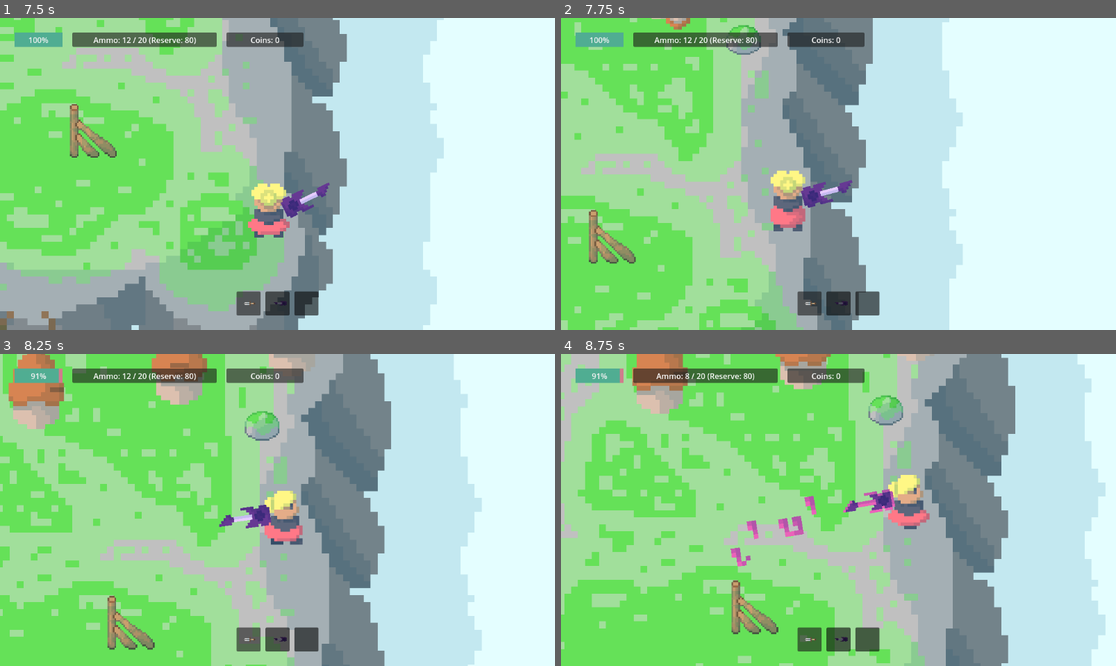
Above: before the commit, frames 1-4 (two rows, left to right).
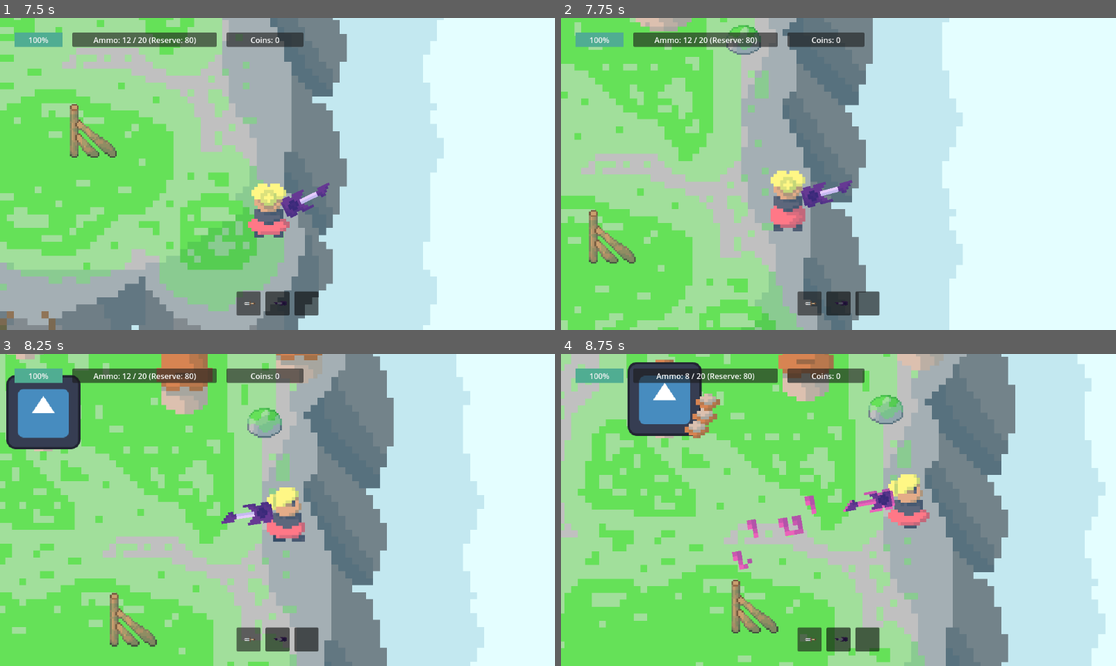
Above: after the commit, the same moments.

Repository: Kryzi/Eksamens-projekt
Game: Godot game, scene res://scenes/main_menu/main_menu.tscn
The game is run twice, just before and just after one commit, with the same random seed, the same clock (stepped at 60 frames per second) and the same inputs. The engine's default icon, where the game draws it, is replaced by a stand-in: a white triangle on a blue panel in a dark square. Sound files missing from this copy of the repository are replaced by a short silence.
Inputs (mouse positions are in pixels of both pictures, inside the frame that each line leads up to):
- Up to frame 1 (7.5 s): click "START" at 0.5 s; move the mouse to (399, 158) at 1.27 s; hold D (Right) 1.28-2.03 s; tap 0 (0) at 1.35, 3.8, 4.35, 6.8, 7.35 s; tap Shift (Dash) at 1.55, 2.1, 4.55, 5.1 s; move the mouse to (166, 189) at 2.02 s; hold S (Down) 2.03-2.78 s; click (166, 189) at 2.3 s; move the mouse to (333, 105) at 2.77 s; press the mouse at (333, 105) at 2.78 s; hold D (Right) 2.78-3.53 s; tap X (x) at 3.05, 3.6, 6.05, 6.6 s; move the mouse to (249, 236) at 3.52 s; release the mouse at (249, 236) at 3.53 s; hold W (Up) 3.53-4.28 s; move the mouse to (444, 220) at 4.27 s; hold A (Left) 4.28-5.78 s; move the mouse to (111, 127) at 5.02 s; click (111, 127) at 5.3 s; move the mouse to (305, 174) at 5.77 s; press the mouse at (305, 174) at 5.78 s; hold S (Down) 5.78-6.53 s; move the mouse to (194, 96) at 6.52 s; release the mouse at (194, 96) at 6.53 s; hold D (Right) 6.53-7.28 s; move the mouse to (399, 158) at 7.27 s; hold W (Up) from 7.28 s (still down)
- Up to frame 2 (7.75 s): keep holding W (Up); tap Shift (Dash) at 7.55 s
- Up to frame 3 (8.25 s): move the mouse to (166, 525) at 8.02 s; release W (Up) at 8.03 s; hold D (Right) from 8.03 s (still down); tap Shift (Dash) at 8.1 s
- Up to frame 4 (8.75 s): keep holding D (Right); click (727, 525) at 8.3 s

Frame 1 is identical in both runs. In frame 2, 0.3% of the frame differs, in the area x 13-24%, y 0-5%; in frame 3, 14%, in the area x 0-88%, y 0-100%; in frame 4, 6.9%.

Commit message:
godot enemy 1.1

Diff:
--- a/scenes/enemies/enemy_1.tscn
+++ b/scenes/enemies/enemy_1.tscn
@@ -145,7 +145,7 @@
 }]
 
 [sub_resource type="CircleShape2D" id="CircleShape2D_4nd4c"]
-radius = 580.003
+radius = 475.178
 
 [node name="Enemy1" type="CharacterBody2D" groups=["enemy"]]
 script = ExtResource("1_b1vgo")
--- /dev/null
+++ b/scenes/enemies/enemy_1_1.tscn
@@ -0,0 +1,195 @@
+[gd_scene load_steps=22 format=3 uid="uid://dkgwqyst4e12n"]
+
+[ext_resource type="Script" path="res://scripts/enemies/enemy_1_1.gd" id="1_sjli2"]
+[ext_resource type="PackedScene" uid="uid://ccogpqp72dena" path="res://scenes/collectables/coin.tscn" id="2_6efrw"]
+[ext_resource type="Texture2D" uid="uid://cx6a8mlbp8d14" path="res://sprites/fjender/base_enemy/base-enemy-hojre_angreb.png" id="2_u7n5i"]
+[ext_resource type="PackedScene" uid="uid://dm5pnrut86llc" path="res://scenes/bullets/enemy_3_bullet.tscn" id="3_7riy5"]
+[ext_resource type="PackedScene" uid="uid://bf26j1fyr3fs1" path="res://scenes/bullets/enemy_1_bullet.tscn" id="3_fdqdu"]
+[ext_resource type="Texture2D" uid="uid://cfnoh23bdwm4d" path="res://sprites/fjender/base_enemy/base-enemy-hojre_idle_walk-2.png" id="3_ok8mn"]
+[ext_resource type="Texture2D" uid="uid://dpgjm5e7uiwxa" path="res://sprites/fjender/base_enemy/base-enemy-ned_angreb.png" id="4_63fgp"]
+[ext_resource type="Texture2D" uid="uid://dusfyddpckmkr" path="res://sprites/fjender/base_enemy/base-enemy-ned_idle_walk-2.png" id="5_2ycnh"]
+[ext_resource type="Texture2D" uid="uid://bs4n4smhw3cjj" path="res://sprites/fjender/base_enemy/base-enemy-op_angreb.png" id="6_pi4wf"]
+[ext_resource type="Texture2D" uid="uid://tq0yjtfcrhji" path="res://sprites/fjender/base_enemy/base-enemy-op_idle_walk-2.png" id="7_3x5jd"]
+[ext_resource type="Texture2D" uid="uid://do1ycxqqsvea8" path="res://sprites/fjender/base_enemy/base-enemy-venstre_angreb.png" id="8_57elv"]
+[ext_resource type="Texture2D" uid="uid://dqkr24m08qk8o" path="res://sprites/fjender/base_enemy/base-enemy-venstre_idle_walk-2.png" id="9_7cqkv"]
+[ext_resource type="Texture2D" uid="uid://xvs1fm42lj0x" path="res://sprites/fjender/base_enemy/base-enemy-hojre_walk-1.png" id="10_k3afm"]
+[ext_resource type="Texture2D" uid="uid://cymajxlyocfx1" path="res://sprites/fjender/base_enemy/base-enemy-ned_walk-1.png" id="11_h6lie"]
+[ext_resource type="Texture2D" uid="uid://cghew41e5b2yi" path="res://sprites/fjender/base_enemy/base-enemy-op_walk-1.png" id="12_7si5l"]
+[ext_resource type="Texture2D" uid="uid://c0rfdw546d0c8" path="res://sprites/fjender/base_enemy/base-enemy-venstre_walk-1.png" id="13_qb6hm"]
+[ext_resource type="AudioStream" uid="uid://c4wowkb15wcng" path="res://sounds/Enemy1Sound.mp3" id="14_dm83g"]
+[ext_resource type="Texture2D" uid="uid://cxdktks84mnsy" path="res://icon.svg" id="17_hstpl"]
+
+[sub_resource type="CapsuleShape2D" id="CapsuleShape2D_0dx8f"]
+radius = 60.0
+height = 164.0
+
+[sub_resource type="SpriteFrames" id="SpriteFrames_gqgte"]
+animations = [{
+"frames": [{
+"duration": 1.5,
+"texture": ExtResource("2_u7n5i")
+}, {
+"duration": 1.5,
+"texture": ExtResource("3_ok8mn")
+}],
+"loop": false,
+"name": &"Angreb højre",
+"speed": 5.0
+}, {
+"frames": [{
+"duration": 1.5,
+"texture": ExtResource("4_63fgp")
+}, {
+"duration": 1.5,
+"texture": ExtResource("5_2ycnh")
+}],
+"loop": false,
+"name": &"Angreb ned",
+"speed": 5.0
+}, {
+"frames": [{
+"duration": 1.5,
+"texture": ExtResource("6_pi4wf")
+}, {
+"duration": 1.5,
+"texture": ExtResource("7_3x5jd")
+}],
+"loop": false,
+"name": &"Angreb op",
+"speed": 5.0
+}, {
+"frames": [{
+"duration": 1.5,
+"texture": ExtResource("8_57elv")
+}, {
+"duration": 1.5,
+"texture": ExtResource("9_7cqkv")
+}],
+"loop": false,
+"name": &"Angreb venstre",
+"speed": 5.0
+}, {
+"frames": [{
+"duration": 1.0,
+"texture": ExtResource("3_ok8mn")
+}],
+"loop": true,
+"name": &"Idle højre",
+"speed": 5.0
+}, {
+"frames": [{
+"duration": 1.0,
+"texture": ExtResource("5_2ycnh")
+}],
+"loop": true,
+"name": &"Idle ned",
+"speed": 5.0
+}, {
+"frames": [{
+"duration": 1.0,
+"texture": ExtResource("7_3x5jd")
+}],
+"loop": true,
+"name": &"Idle op",
+"speed": 5.0
+}, {
+"frames": [{
+"duration": 1.0,
+"texture": ExtResource("9_7cqkv")
+}],
+"loop": true,
+"name": &"Idle venstre",
+"speed": 5.0
+}, {
+"frames": [{
+"duration": 1.2,
+"texture": ExtResource("10_k3afm")
+}, {
+"duration": 1.2,
+"texture": ExtResource("3_ok8mn")
+}],
+"loop": true,
+"name": &"Walk højre",
+"speed": 5.0
+}, {
+"frames": [{
+"duration": 1.2,
+"texture": ExtResource("11_h6lie")
+}, {
+"duration": 1.2,
+"texture": ExtResource("5_2ycnh")
+}],
+"loop": true,
+"name": &"Walk ned",
+"speed": 5.0
+}, {
+"frames": [{
+"duration": 1.2,
+"texture": ExtResource("12_7si5l")
+}, {
+"duration": 1.2,
+"texture": ExtResource("7_3x5jd")
+}],
+"loop": true,
+"name": &"Walk op",
+"speed": 5.0
+}, {
+"frames": [{
+"duration": 1.2,
+"texture": ExtResource("13_qb6hm")
+}, {
+"duration": 1.2,
+"texture": ExtResource("9_7cqkv")
+}],
+"loop": true,
+"name": &"Walk venstre",
+"speed": 5.0
+}]
+
+[sub_resource type="CircleShape2D" id="CircleShape2D_4nd4c"]
+radius = 475.178
+
+[node name="Enemy1_1" type="CharacterBody2D" groups=["enemy"]]
+script = ExtResource("1_sjli2")
+bullet_scene = ExtResource("3_fdqdu")
+other_bullet_scene = ExtResource("3_7riy5")
+coin_scene = ExtResource("2_6efrw")
+
+[node name="CollisionShape2D" type="CollisionShape2D" parent="."]
+shape = SubResource("CapsuleShape2D_0dx8f")
+
+[node name="AnimatedSprite2D" type="AnimatedSprite2D" parent="."]
+scale = Vector2(8, 8)
+sprite_frames = SubResource("SpriteFrames_gqgte")
+animation = &"Angreb venstre"
+
+[node name="NavigationAgent2D" type="NavigationAgent2D" parent="."]
+
+[node name="move_Timer" type="Timer" parent="."]
+wait_time = 0.35
+autostart = true
+
+[node name="attack_Timer" type="Timer" parent="."]
+wait_time = 2.0
+autostart = true
+
+[node name="ShootingPoint" type="Marker2D" parent="."]
+
+[node name="View" type="Area2D" parent="."]
+collision_layer = 0
+
+[node name="CollisionShape2D" type="CollisionShape2D" parent="View"]
+shape = SubResource("CircleShape2D_4nd4c")
+
+[node name="Enemy1Sound" type="AudioStreamPlayer" parent="."]
+stream = ExtResource("14_dm83g")
+volume_db = -5.0
+bus = &"Sfx"
+
+[node name="Sprite2D" type="Sprite2D" parent="."]
+texture = ExtResource("17_hstpl")
+
+[connection signal="timeout" from="move_Timer" to="." method="_on_move_timer_timeout"]
+[connection signal="timeout" from="attack_Timer" to="." method="_on_attack_timer_timeout"]
+[connection signal="body_entered" from="View" to="." method="_on_view_body_entered"]
+[connection signal="body_exited" from="View" to="." method="_on_view_body_exited"]
--- a/scenes/main/main.tscn
+++ b/scenes/main/main.tscn
@@ -1,8 +1,9 @@
-[gd_scene load_steps=5 format=3 uid="uid://cogx1vos6b53b"]
+[gd_scene load_steps=6 format=3 uid="uid://cogx1vos6b53b"]
 
 [ext_resource type="PackedScene" uid="uid://cradrmw10obwa" path="res://scenes/main/player.tscn" id="1_yge8e"]
 [ext_resource type="PackedScene" uid="uid://d1ti0ps86yt0p" path="res://scenes/ui/hud.tscn" id="2_cce44"]
 [ext_resource type="PackedScene" uid="uid://cjg7rlfjs5hdb" path="res://scenes/map_controller/map_controller.tscn" id="3_y38tl"]
+[ext_resource type="PackedScene" uid="uid://dkgwqyst4e12n" path="res://scenes/enemies/enemy_1_1.tscn" id="4_goawk"]
 
 [sub_resource type="NavigationPolygon" id="NavigationPolygon_jufnr"]
 vertices = PackedVector2Array(2642, 890, -2666, 890, -2666, -1610, 2642, -1610)
@@ -24,3 +25,6 @@
 position = Vector2(1402, 2176)
 
 [node name="HUD" parent="." instance=ExtResource("2_cce44")]
+
+[node name="Enemy1_1" parent="." instance=ExtResource("4_goawk")]
+position = Vector2(851, 896)
--- /dev/null
+++ b/scripts/enemies/enemy_1_1.gd
@@ -0,0 +1,111 @@
+extends CharacterBody2D
+
+var speed = 8000
+var health = 23
+var Enemy_state: String = "Walking"
+var last_direction: Vector2 = Vector2.DOWN
+var player_in_attack_range = false  # Holder styr på, om spilleren er tæt nok på til angreb
+
+@onready var nav_agent: NavigationAgent2D = $NavigationAgent2D
+@onready var player = get_node("/root/Main/Player")
+@onready var controller = get_node("/root/Main/MapController/Spawner")
+@onready var animated_sprite = $AnimatedSprite2D
+@onready var attack_area = $View  # Area2D der registrerer, om spilleren er i skud-rækkevidde
+@onready var ShootSound = $Enemy1Sound
+
+@export var bullet_scene: PackedScene
+@export var other_bullet_scene: PackedScene
+@export var coin_scene: PackedScene
+
+func _physics_process(delta) -> void:
+	# Fjenden bevæger sig kun, hvis spilleren ikke er i angrebsradius
+	if not player_in_attack_range:
+		var dir = to_local(nav_agent.get_next_path_position()).normalized()
+
+		# Opdater Enemy_state baseret på bevægelse
+		if dir.length() > 0:
+			Enemy_state = "Walking"
+			last_direction = dir
+		else:
+			Enemy_state = "Idle"
+
+		velocity = dir * speed * delta
+		play_anim(dir)  # Opdater animation baseret på retning
+
+		move_and_slide()
+	else:
+		Enemy_state = "Idle"  # Stå stille mens den skyder
+		velocity = Vector2.ZERO
+
+func play_anim(dir):
+	if Enemy_state == "Idle":
+		animated_sprite.play("Idle " + Aimdirection(last_direction))
+	elif Enemy_state == "Walking":
+		animated_sprite.play("Walk " + Aimdirection(dir))
+
+func Aimdirection(dir: Vector2) -> String:
+	if abs(dir.x) > abs(dir.y):
+		return "højre" if dir.x > 0 else "venstre"
+	else:
+		return "ned" if dir.y > 0 else "op"
+
+func make_path() -> void:
+	nav_agent.target_position = player.global_position  # Altid gå mod spilleren
+
+func _on_move_timer_timeout():
+	make_path()
+
+func die():
+	dropCoin()
+	queue_free()
+	controller.checkDeath()
+
+func dropCoin():
+	var coin_instance = coin_scene.instantiate()
+	coin_instance.global_position = global_position
+	get_tree().get_root().call_deferred("add_child", coin_instance)
+
+func hit_damage(damage):
+	health -= damage
+	if health <= 0:
+		die()
+
+func shoot():
+	var direction_to_player = (player.global_position - global_position).normalized()
+
+	var left_offset = direction_to_player.rotated(deg_to_rad(20))
+	var right_offset = direction_to_player.rotated(deg_to_rad(-20))
+
+
+	if player_in_attack_range:
+		ShootSound.play()
+		animated_sprite.play("Angreb " + Aimdirection(last_direction))
+
+		var bullet_instance = bullet_scene.instantiate()
+		bullet_instance.global_position = $ShootingPoint.global_position
+		bullet_instance.rotation = rotation
+		bullet_instance.targetPos = player.global_position
+		get_tree().get_root().call_deferred("add_child", bullet_instance)
+
+		var bullet_instance2 = other_bullet_scene.instantiate()
+		bullet_instance2.global_position = $ShootingPoint.global_position
+		bullet_instance2.direction = left_offset
+		get_tree().get_root().call_deferred("add_child", bullet_instance2)
+
+		var bullet_instance3 = other_bullet_scene.instantiate()
+		bullet_instance3.global_position = $ShootingPoint.global_position
+		bullet_instance3.direction = right_offset
+		get_tree().get_root().call_deferred("add_child", bullet_instance3)
+
+func _on_attack_timer_timeout() -> void:
+	if player_in_attack_range:  # Kun skyd, hvis spilleren er inden for rækkevidde
+		shoot()
+		await animated_sprite.animation_finished
+
+func _on_view_body_entered(body: Node2D) -> void:
+	if body.is_in_group("player"):  # Sørg for at spilleren er i en gruppe "Player"
+		player_in_attack_range = true
+
+func _on_view_body_exited(body: Node2D) -> void:
+	if body.is_in_group("player"):
+		player_in_attack_range = false
